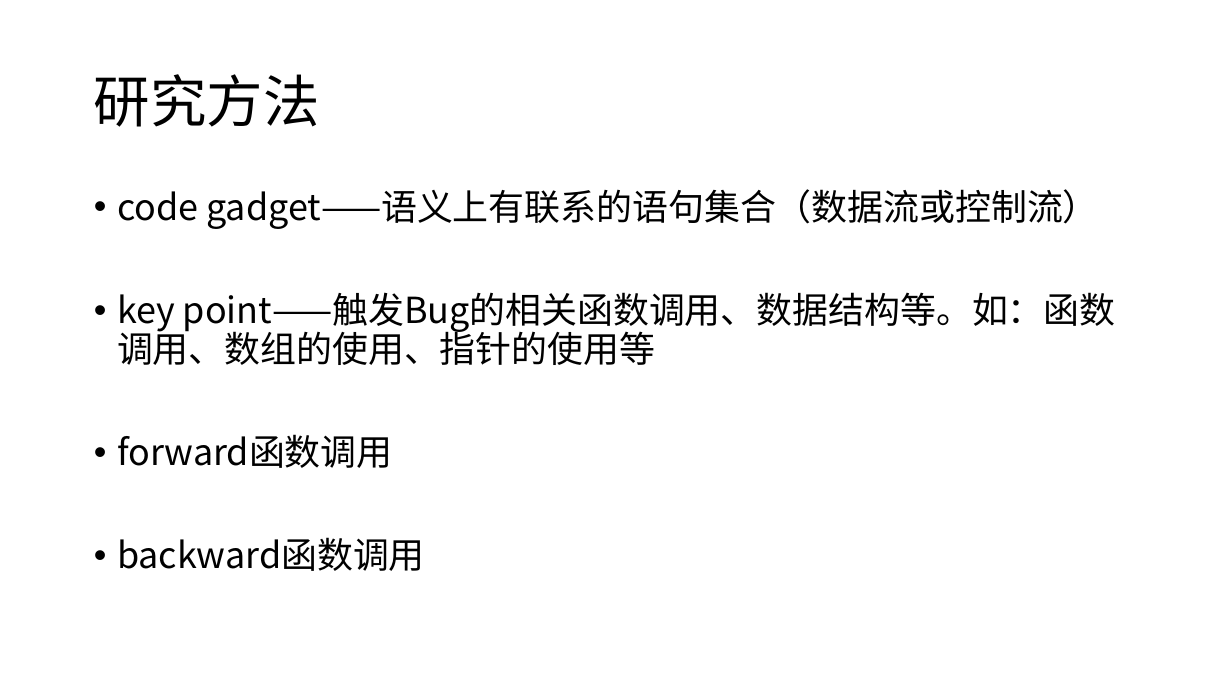
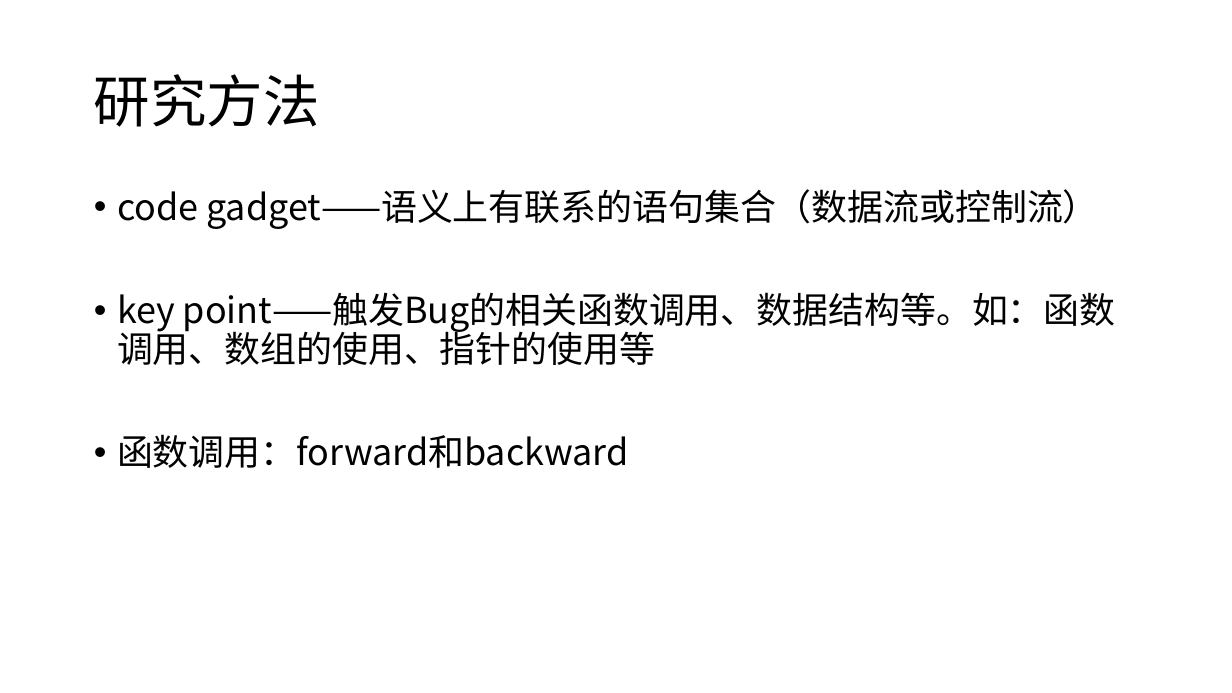
Before and after one commit to kevinva/paperReport, a slide deck: slide 4 of presentation/hezhi_vuldeepecker_sysevr.pptx. Drawn at 1232x693 pixels with LibreOffice and Linux fonts; fonts in the diff are those of the drawing. Boxes give left, top, right and bottom in pixels: in the first picture for what was removed or moved away, otherwise in the second. Text is boxed around its words. In the diff, an @@ line names an element or a change of style, - is before the commit and + after.

```diff
--- a/presentation/hezhi_vuldeepecker_sysevr.pptx
+++ b/presentation/hezhi_vuldeepecker_sysevr.pptx
@@ text at (117, 434, 629, 468): text changed @@
-• forward函数调用
-• backward函数调用
+• 函数调用：forward和backward
```
Also in this commit, not shown: 5 other slides changed, 1 slide added, 1 other file.
